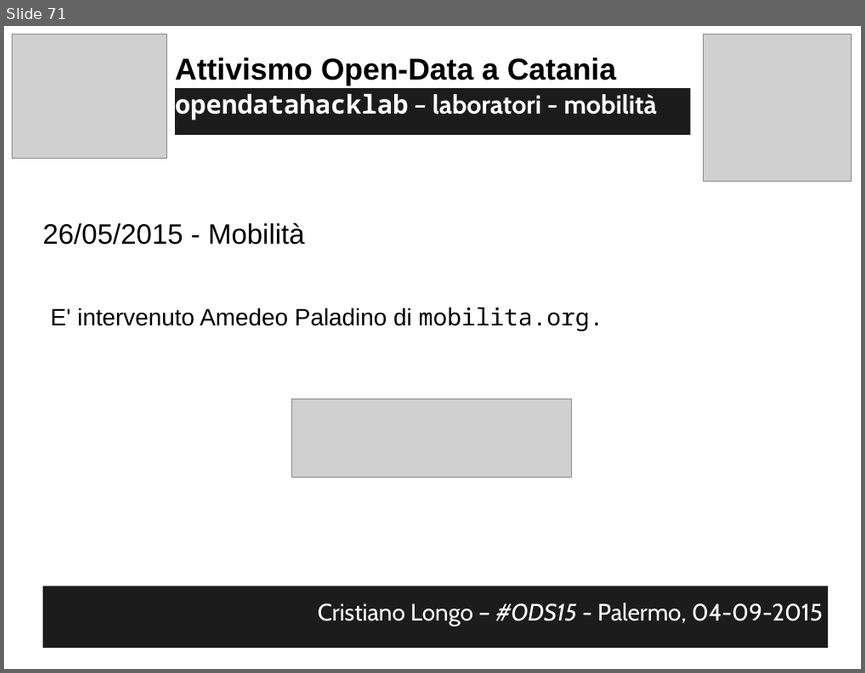
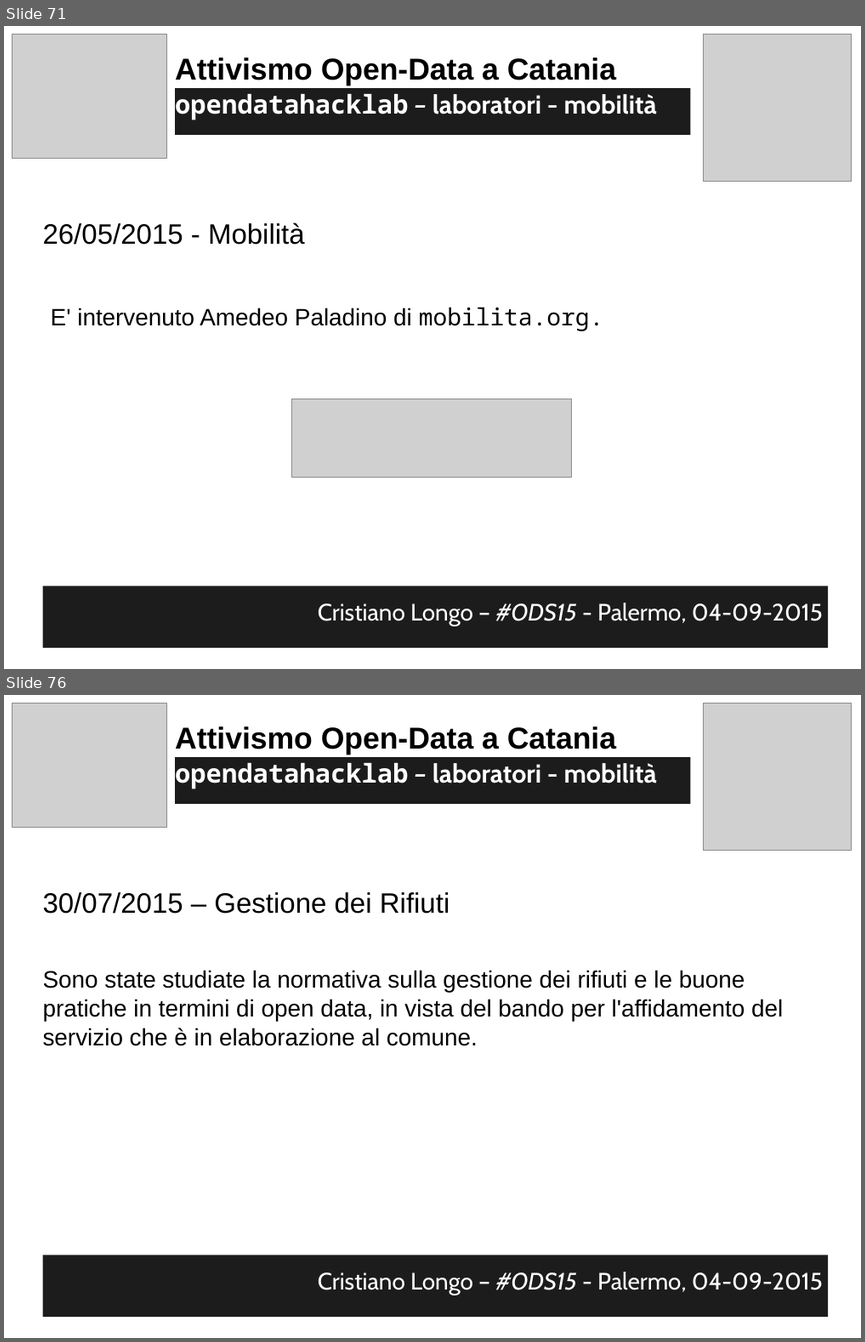
Before and after one commit to opendatahacklab/opendatahacklab.github.io, a slide deck: events/odt_ods15.odp. Shown one above the other, each under a label of ours: slide 71 before the commit, slides 71 and 76 after it; the slides between them are not shown. The pictures are 865x673 and 865x1342 pixels, drawn with LibreOffice and Linux fonts; fonts in the diff are those of the drawing; grey boxes stand for pictures. Boxes give left, top, right and bottom in pixels: in the first picture for what was removed or moved away, otherwise in the second. Text is boxed around its words. In the diff, an @@ line names an element or a change of style, - is before the commit and + after.

```diff
--- a/events/odt_ods15.odp
+++ b/events/odt_ods15.odp
@@ slide 76 added at [4, 695, 861, 1338], background #FFFFFF @@
@@ picture added at [12, 703, 167, 827] @@
@@ picture added at [704, 703, 851, 851] @@
@@ text added at [175, 726, 616, 755], 28 pt, text #000000, bold @@
+Attivismo Open-Data a Catania
@@ text added at [175, 757, 691, 804], fill #1C1C1C, 24 pt, text #FFFFFF, bold @@
+opendatahacklab – laboratori - mobilità
@@ text added at [43, 892, 449, 913], 26 pt, text #000000 @@
+30/07/2015 – Gestione dei Rifiuti
@@ text added at [43, 970, 783, 1046], 22 pt, text #000000 @@
+Sono state studiate la normativa sulla gestione dei rifiuti e le buone pratiche in termini di open data, in vista del bando per l'affidamento del servizio che è in elaborazione al comune.
@@ text added at [43, 1255, 828, 1316], fill #1C1C1C, 22 pt, text #FFFFFF @@
+Cristiano Longo – #ODS15 - Palermo, 04-09-2015
```
Also in this commit, not shown: 2 slides changed, 3 other slides added, 5 slides removed, 1 other file.
